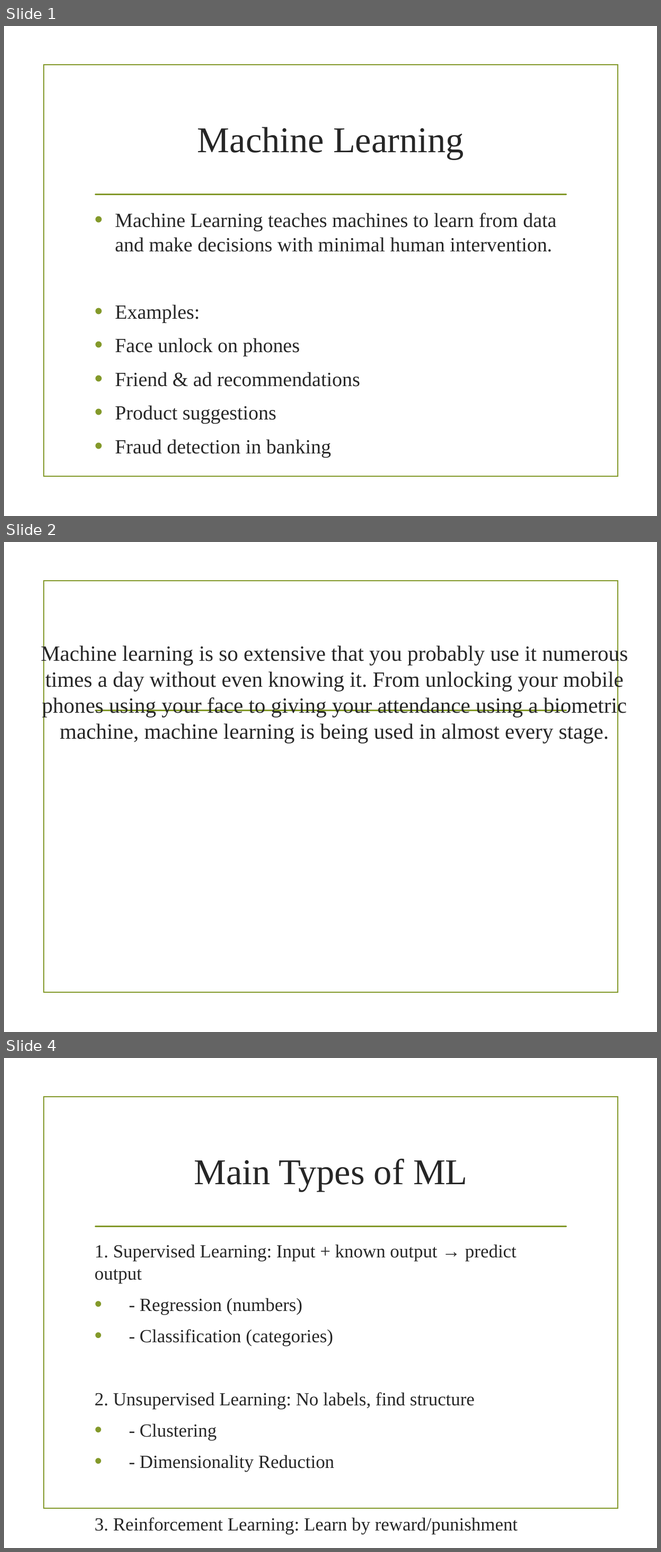
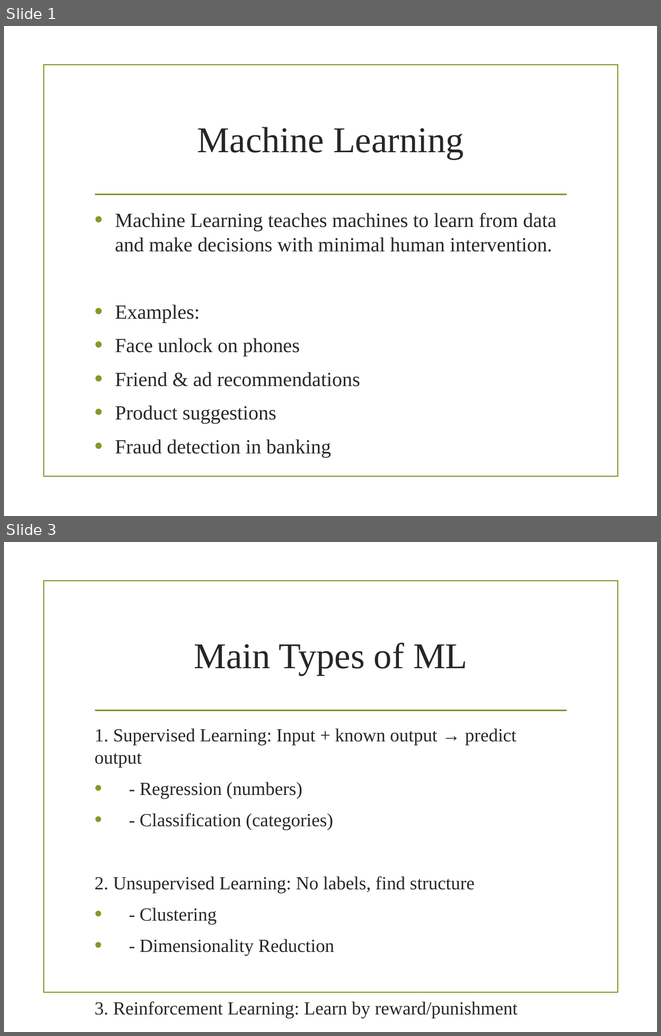
Before and after one commit to gecezeeshan/QuickRef, a slide deck: DataScience/Machine_Learning_Overview.pptx. Shown one above the other, each under a label of ours: slides 1, 2 and 4 before the commit, slides 1 and 3 after it; the slides between them are not shown. The pictures are 661x1552 and 661x1036 pixels, drawn with LibreOffice and Linux fonts; fonts in the diff are those of the drawing; background and template pictures are left out. Boxes give left, top, right and bottom in pixels: in the first picture for what was removed or moved away, otherwise in the second. Text is boxed around its words. In the diff, an @@ line names an element or a change of style, - is before the commit and + after.

```diff
--- a/DataScience/Machine_Learning_Overview.pptx
+++ b/DataScience/Machine_Learning_Overview.pptx
@@ slide 2 removed at [4, 542, 657, 1032], background picture (left out); not listed: 2 template elements that a slide beside it also shows @@
@@ text removed at [41, 643, 628, 743] @@
-Machine learning is so extensive that you probably use it numerous times a day without even knowing it. From unlocking your mobile phones using your face to giving your attendance using a biometric machine, machine learning is being used in almost every stage.
@@ what was slide 4 is now slide 3 @@
```
Also in this commit, not shown: 5 slides changed, 13 slides added, 4 other files.
